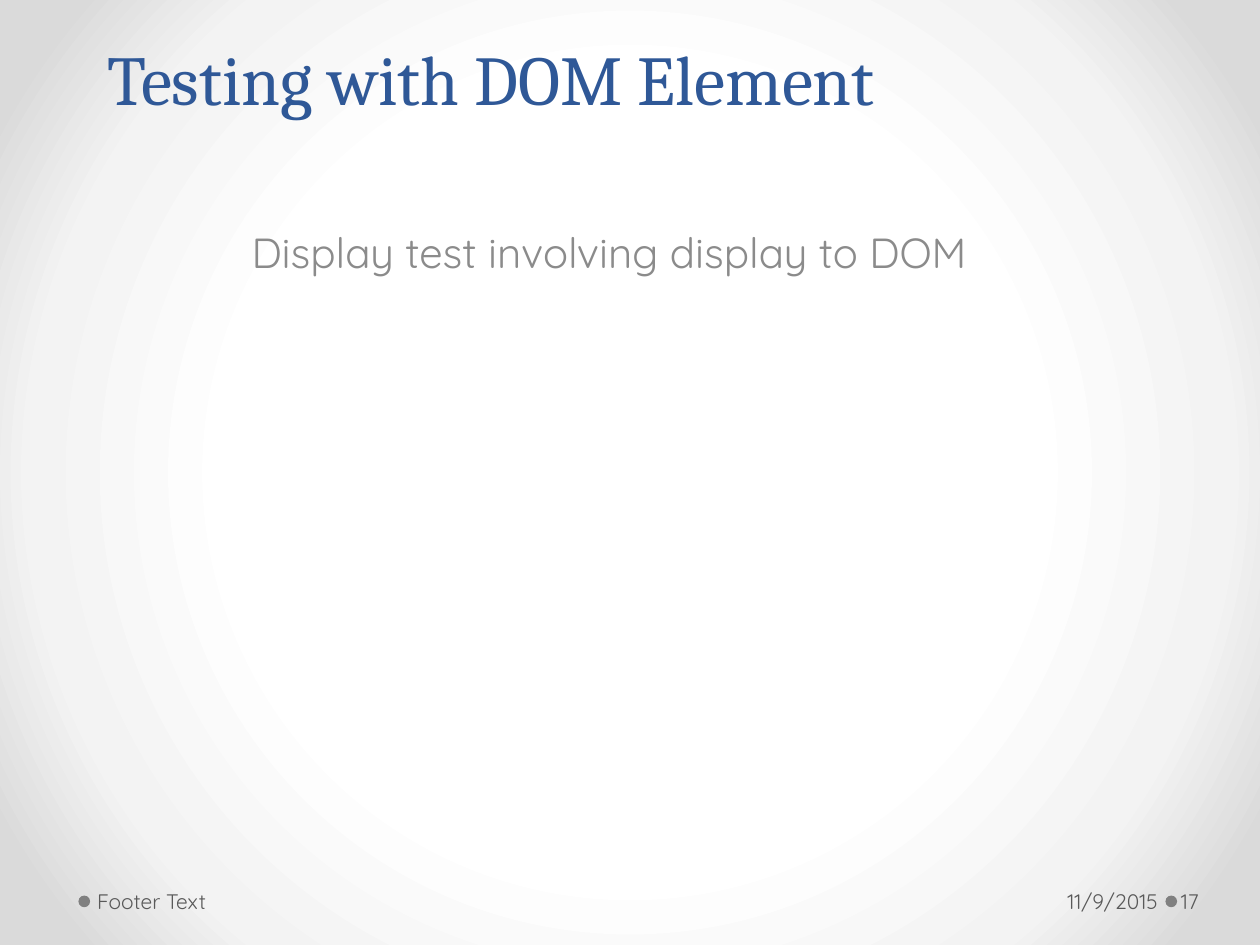
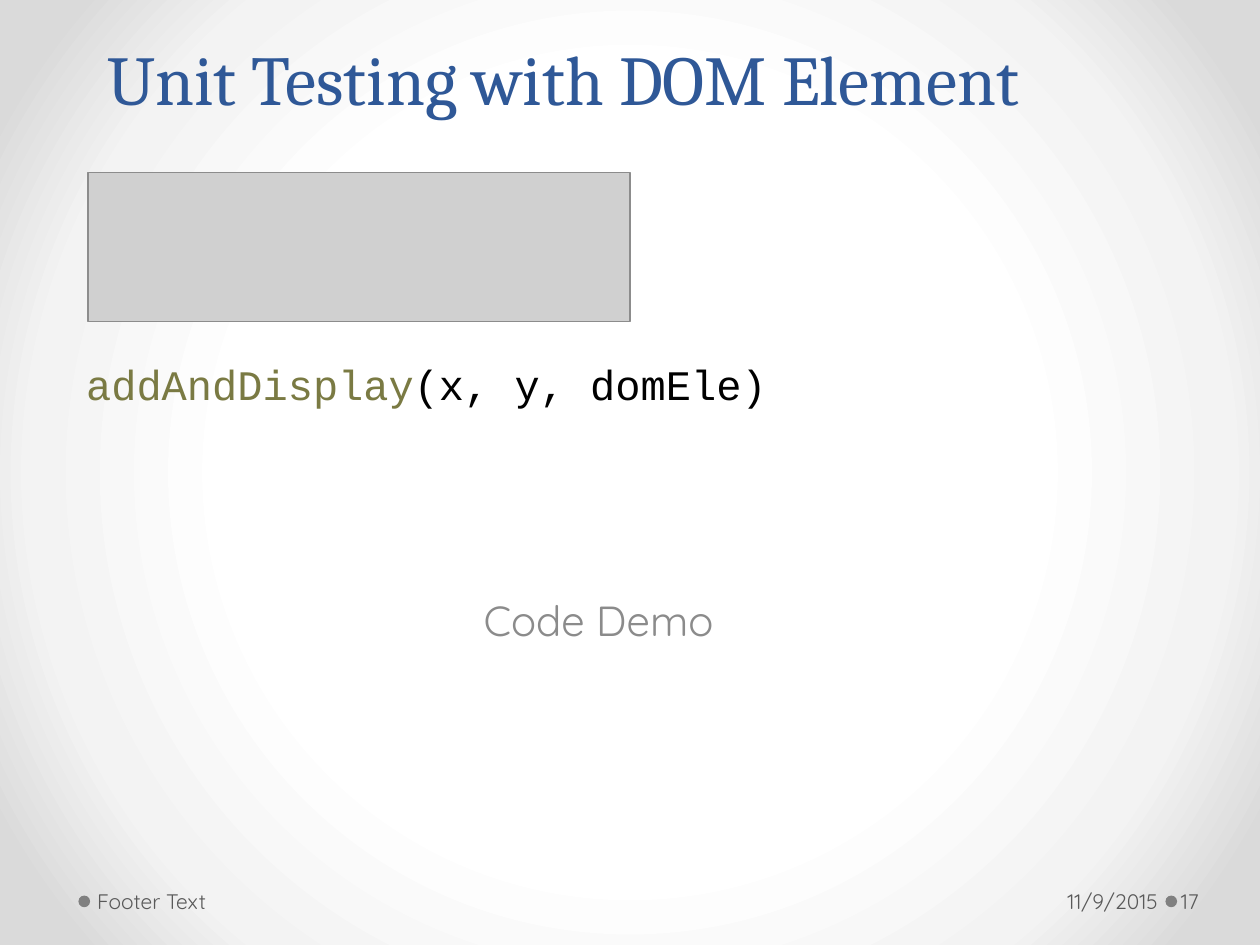
Before and after one commit to h-t-tran/work, a slide deck: slide 17 of brownbag/jamine/tech-presentation-jasmine.pptx. Drawn at 1260x945 pixels with LibreOffice and Linux fonts; fonts in the diff are those of the drawing; grey boxes stand for pictures. Boxes give left, top, right and bottom in pixels: in the first picture for what was removed or moved away, otherwise in the second. Text is boxed around its words. In the diff, an @@ line names an element or a change of style, - is before the commit and + after.

```diff
--- a/brownbag/jamine/tech-presentation-jasmine.pptx
+++ b/brownbag/jamine/tech-presentation-jasmine.pptx
@@ title at (x1=107, y1=56, x2=1019, y2=120): text changed @@
-Testing with DOM Element
+Unit Testing with DOM Element
@@ picture added at (x1=88, y1=173, x2=630, y2=321) @@
@@ subtitle removed at (x1=252, y1=237, x2=966, y2=277) @@
-Display test involving display to DOM
@@ subtitle added at (x1=86, y1=370, x2=766, y2=637), 24 pt, text #7A7A43 @@
+addAndDisplay(x, y, domEle)
+Code Demo
```
Also in this commit, not shown: 3 other slides changed, 2 other files.
